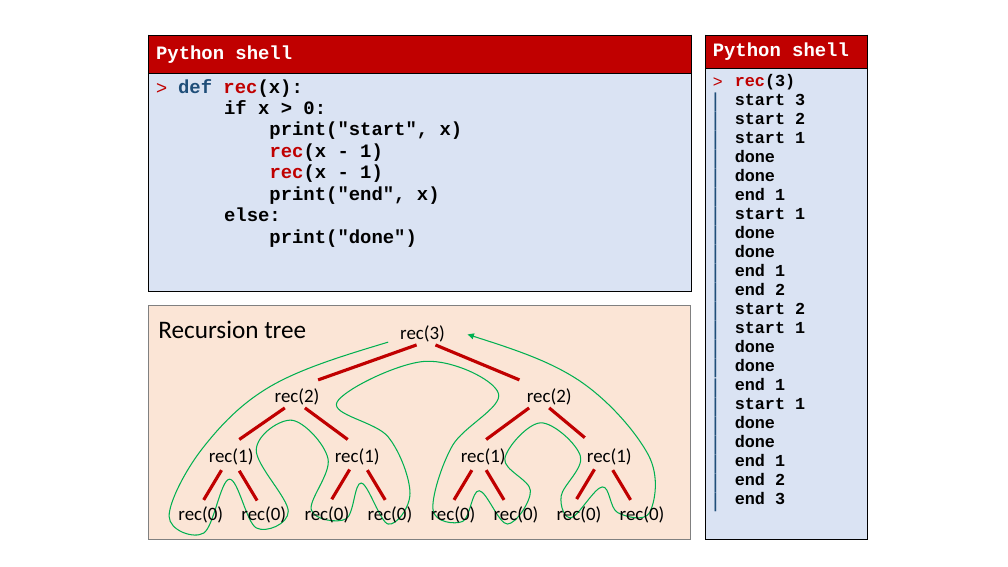
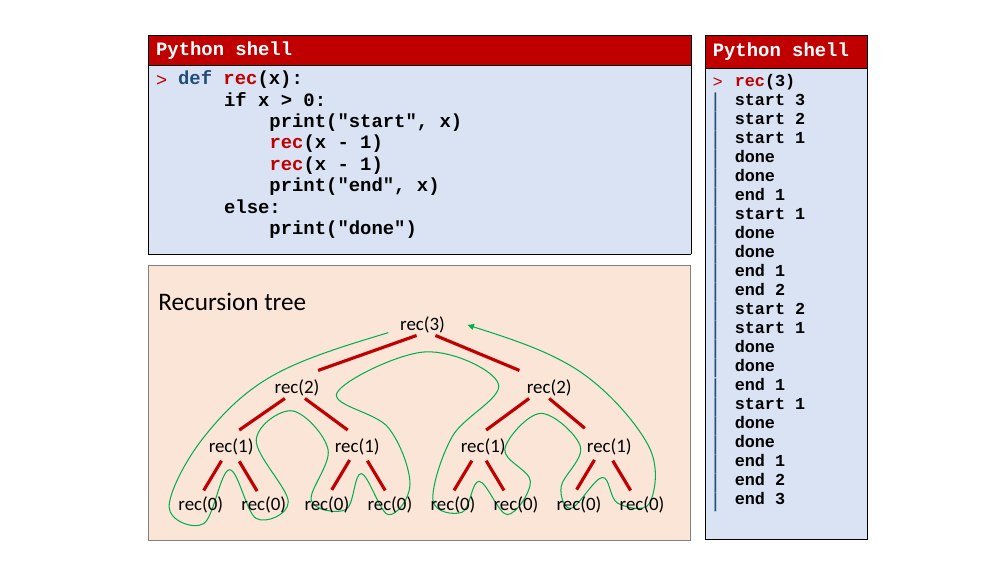
Before and after one commit to gsbrodal/gsbrodal.github.io, a slide deck: slide 4 of ipsa/slides/recursion.pptx. Drawn at 1008x567 pixels with LibreOffice and Linux fonts; fonts in the diff are those of the drawing. Boxes give left, top, right and bottom in pixels: in the first picture for what was removed or moved away, otherwise in the second. Text is boxed around its words. In the diff, an @@ line names an element or a change of style, - is before the commit and + after.

```diff
--- a/ipsa/slides/recursion.pptx
+++ b/ipsa/slides/recursion.pptx
@@ table: place and size @@
-table at [148, 35, 691, 291]
+table at [148, 35, 691, 254]
@@ rectangle: place and size @@
-rectangle at [148, 306, 691, 539]
+rectangle at [148, 265, 691, 541]
@@ text "Recursion tree": place and size @@
-text "Recursion tree" at [158, 320, 306, 338]
+text "Recursion tree" at [158, 292, 306, 310]
@@ 15 texts, 14 lines, 1 freeform shape: place and size @@
-15 texts, 14 lines, 1 freeform shape at [169, 325, 665, 535]
+15 texts, 14 lines, 1 freeform shape at [169, 316, 665, 526]
```
Also in this commit, not shown: 1 slide added, 5 other files.
